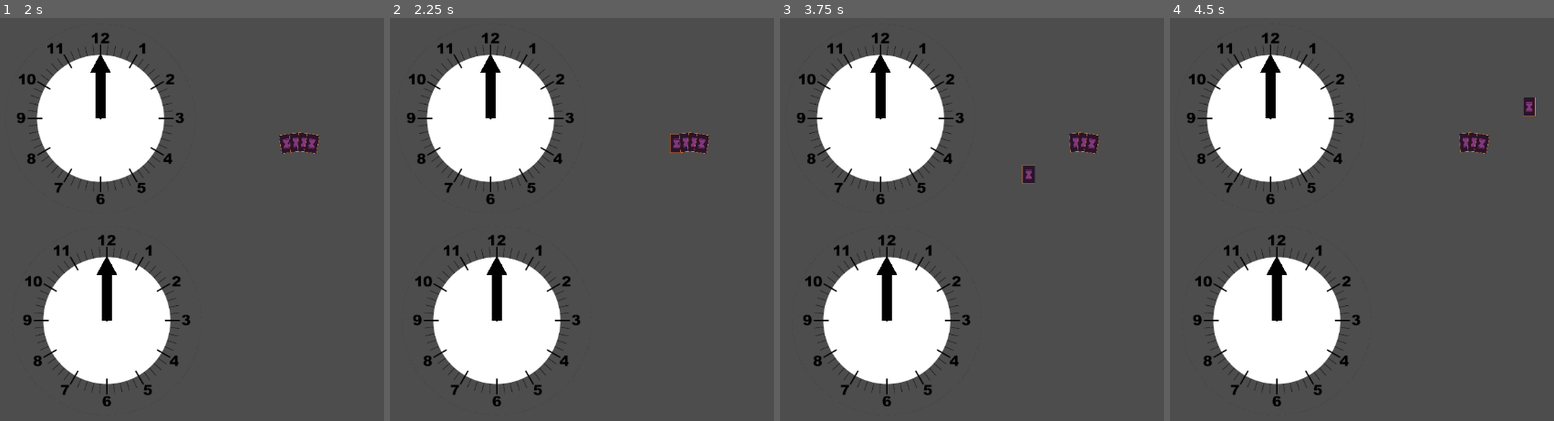
Above: before the commit, frames 1-4 (left to right).
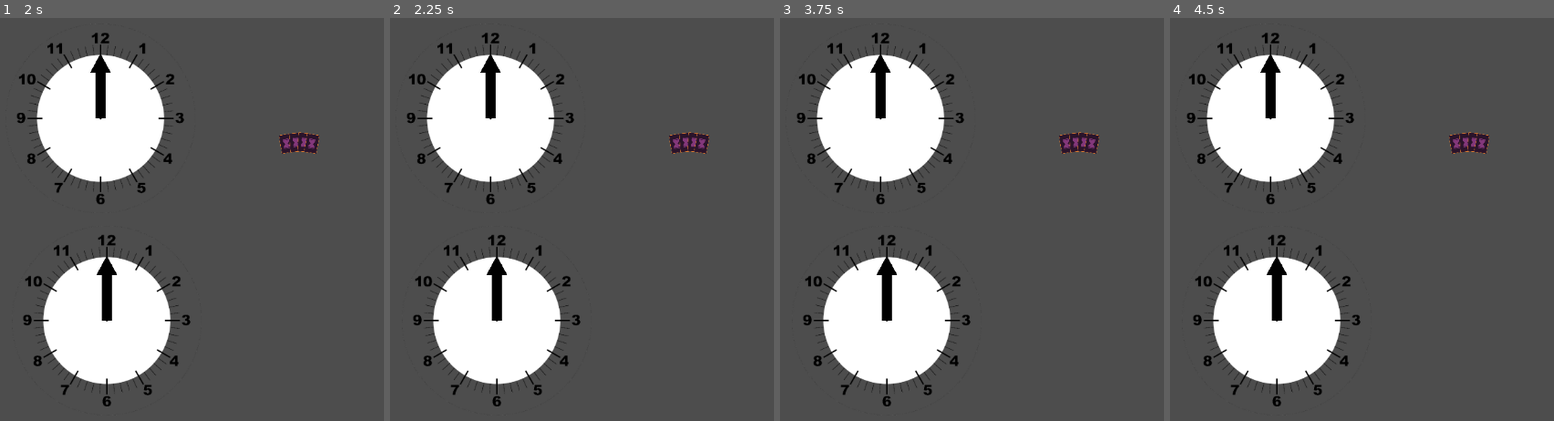
Above: after the commit, the same moments.

Repository: jaoc1811/card-game-jam
Game: Godot game, scene res://scenes/sv.tscn
Two runs of this game, one before a commit and one after it. Both use one fixed random seed, a clock stepped at 60 frames per second and the inputs below. This scene is started directly instead of the project's main scene.
Inputs (mouse positions are in pixels of both pictures, inside the frame that each line leads up to):
- Up to frame 1 (2 s): tap Enter at 0.5 s; move the mouse to (outside the picture) at 0.52 s; tap F at 0.6 s; click (288, 142) at 1.27 s
- Up to frame 2 (2.25 s): click (678, 142) at 2.02 s
- Up to frame 3 (3.75 s): click (1068, 142) at 2.77 s; tap Space at 3.5 s; move the mouse to (952, 235) at 3.52 s; tap F at 3.6 s
- Up to frame 4 (4.5 s): tap Enter at 4.25 s; move the mouse to (outside the picture) at 4.27 s; tap F at 4.35 s

Frame 1 is identical in both runs. In frame 2, less than 0.1% of the frame differs, in the area x 72-77%, y 28-34%; in frame 3, 0.3%, in the area x 62-76%, y 28-42%; in frame 4, 0.3%.
Error in both runs: Invalid assignment of property or key 'text' with value of type 'String' on a base object of type 'Nil'. (res://scripts/player.gd:10)

Commit message:
feat: added sound effects to card and buttons, also reseted the volume for the busses

Diff:
--- a/scenes/game.tscn
+++ b/scenes/game.tscn
@@ -1,11 +1,13 @@
-[gd_scene load_steps=9 format=3 uid="uid://ds26kfofiymge"]
+[gd_scene load_steps=11 format=3 uid="uid://ds26kfofiymge"]
 
 [ext_resource type="PackedScene" uid="uid://dqr0duh0wktdr" path="res://scenes/deck.tscn" id="1_3dq6o"]
 [ext_resource type="Script" path="res://scripts/game_manager.gd" id="1_a25bm"]
 [ext_resource type="Script" path="res://scripts/hand.gd" id="2_s7kpw"]
+[ext_resource type="AudioStream" uid="uid://bxfbx3bmv78qj" path="res://sounds/card.ogg" id="3_342hj"]
 [ext_resource type="PackedScene" uid="uid://b4fxyppywr8fx" path="res://scenes/card.tscn" id="3_dlhyx"]
 [ext_resource type="AudioStream" uid="uid://dm4bwtlk67qsb" path="res://sounds/deal_card.wav" id="3_s3hhl"]
 [ext_resource type="Script" path="res://scripts/player.gd" id="4_oiryx"]
+[ext_resource type="AudioStream" uid="uid://iqdglvwgqth2" path="res://sounds/button.ogg" id="4_oiydg"]
 [ext_resource type="Texture2D" uid="uid://di5i1atheyh6v" path="res://icon.svg" id="4_x3qqv"]
 [ext_resource type="PackedScene" uid="uid://cwlhuox3mc4k" path="res://scenes/clock.tscn" id="5_0bued"]
 
@@ -28,7 +30,15 @@
 
 [node name="DealCardSFX" type="AudioStreamPlayer2D" parent="GameManager"]
 stream = ExtResource("3_s3hhl")
-volume_db = -31.689
+bus = &"SFX"
+
+[node name="TakeCardSFX" type="AudioStreamPlayer2D" parent="GameManager"]
+stream = ExtResource("3_342hj")
+bus = &"SFX"
+
+[node name="ButtonSFX" type="AudioStreamPlayer2D" parent="GameManager"]
+stream = ExtResource("4_oiydg")
+bus = &"SFX"
 
 [node name="Play Button" type="Button" parent="GameManager"]
 process_mode = 4
--- a/scenes/music.tscn
+++ b/scenes/music.tscn
@@ -4,6 +4,5 @@
 
 [node name="Music" type="AudioStreamPlayer2D"]
 stream = ExtResource("1_5woh0")
-volume_db = -22.609
 autoplay = true
 bus = &"Music"
--- a/scripts/card.gd
+++ b/scripts/card.gd
@@ -25,6 +25,7 @@
 
 func _on_button_button_down() -> void:
 	if is_draggable:
+		game_manager.take_card_sfx.play()
 		is_dragging = true
 		game_manager.show_play_button = false
 		offset = get_global_mouse_position() - position
@@ -36,6 +37,7 @@
 
 func _on_button_button_up() -> void:
 	if is_dragging:
+		game_manager.take_card_sfx.play()
 		is_dragging = false
 		var tween = get_tree().create_tween()
 		self.z_index = 0
--- a/scripts/game_manager.gd
+++ b/scripts/game_manager.gd
@@ -46,6 +46,8 @@
 
 # Audio Manager
 @onready var deal_card_sfx: AudioStreamPlayer2D = $DealCardSFX
+@onready var take_card_sfx: AudioStreamPlayer2D = $TakeCardSFX
+@onready var button_sfx: AudioStreamPlayer2D = $ButtonSFX
 
 # Either 1 or -1
 @export var reverse_flow: int = 1:
@@ -224,6 +226,7 @@
 
 
 func _on_button_pressed() -> void:
+	button_sfx.play()
 	await end_turn(current_player, selected_card_index)
 	#new_turn = true
 	show_play_button = false
@@ -238,6 +241,7 @@
 
 
 func _on_next_player_button_pressed() -> void:
+	button_sfx.play()
 	#await end_turn(current_player, selected_card_index)
 	new_turn = true
 	show_next_player_button = false
@@ -248,6 +252,7 @@
 
 
 func _on_next_round_button_pressed() -> void:
+	button_sfx.play()
 	new_turn = true
 	show_next_round_button = false
 	start_round()
--- a/sounds/default_bus_layout.tres
+++ b/sounds/default_bus_layout.tres
@@ -5,11 +5,11 @@
 bus/1/solo = false
 bus/1/mute = false
 bus/1/bypass_fx = false
-bus/1/volume_db = -3.76831
+bus/1/volume_db = 0.0
 bus/1/send = &"Master"
 bus/2/name = &"SFX"
 bus/2/solo = false
 bus/2/mute = false
 bus/2/bypass_fx = false
-bus/2/volume_db = -1.32149
+bus/2/volume_db = 0.0
 bus/2/send = &"Master"
Not shown, added: sounds/button.ogg.import
Not shown, added: sounds/card.ogg.import
Not shown, added: sounds/button.ogg
Not shown, added: sounds/card.ogg
